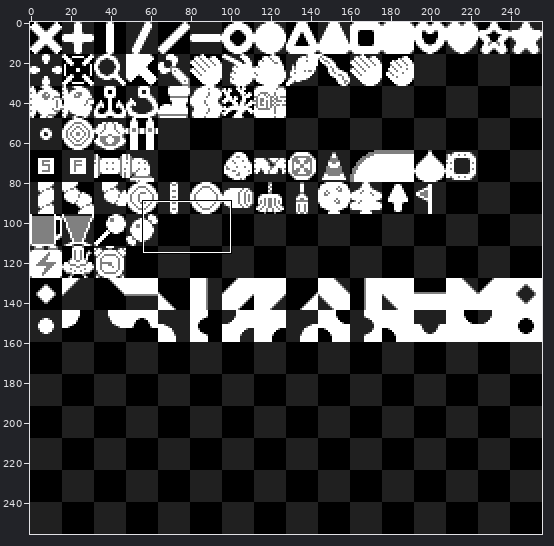
Pixel-art file, stored at framework/glyphs.ase. The first picture is a wide view before the edit; the outline marks the close-up.
Close-up. Before the edit:
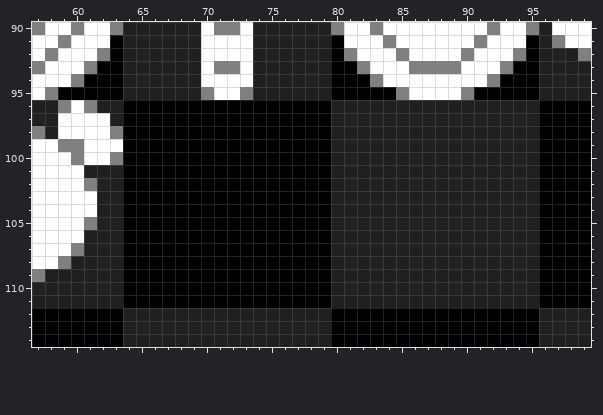
256x256 pixels, 1 frame. Shown: x 57..99, y 90..114.
New version:
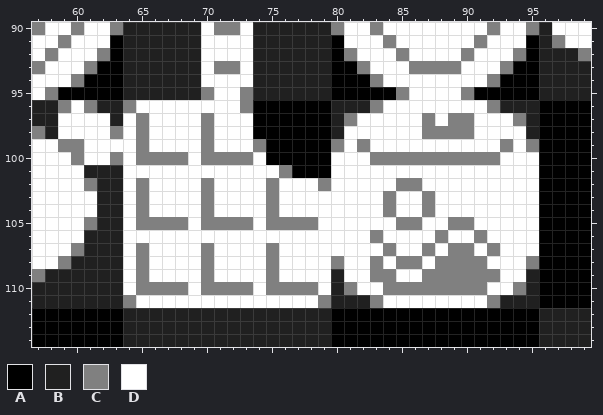
Palette (. is transparent): A #000000  B #202020  C #808080  D #ffffff
The author wrote: Added chocolate and soda glyphs
Difference:
{"where": "layer \"main\""}
{"y":96,"x":64,"old":"AAAAAAAAAA","new":"CDDDDDDDDC"}
{"y":96,"x":83,"old":"BBBBBBBBBB","new":"CDDDDDDDDC"}
{"y":97,"x":64,"old":"AAAAAAAAAA","new":"DCDDDDCDDD"}
{"y":97,"x":81,"old":"BBBBBBBBBBBBBB","new":"CDDDDDCDCCDDDC"}
{"y":98,"x":64,"old":"AAAAAAAAAA","new":"DCDDDDCDDD"}
{"y":98,"x":81,"old":"BBBBBBBBBBBBBB","new":"DDDDDDCCCCDDDD"}
{"y":99,"x":64,"old":"AAAAAAAAAAA","new":"DCDDDDCDDDC"}
{"y":99,"x":80,"old":"BBBBBBBBBBBBBBBB","new":"CDCDDDDDDDDDDCDC"}
{"y":100,"x":64,"old":"AAAAAAAAAAA","new":"DCCCCDCCCCD"}
{"y":100,"x":80,"old":"BBBBBBBBBBBBBBBB","new":"DDDCCCCCCCCCCDDD"}
{"y":101,"x":64,"old":"AAAAAAAAAAAAA","new":"DDDDDDDDDDDDC"}
{"y":101,"x":80,"old":"BBBBBBBBBBBBBBBB","new":"DDDDDDDDDDDDDDDD"}
{"y":102,"x":64,"old":"AAAAAAAAAAAAAAAABBBBBBBBBBBBBBBB","new":"DCDDDDCDDDDCDDDCDDDDDCCDDDDDDDDD"}
{"y":103,"x":64,"old":"AAAAAAAAAAAAAAAABBBBBBBBBBBBBBBB","new":"DCDDDDCDDDDCDDDDDDDDCDDCDDDDDDDD"}
{"y":104,"x":64,"old":"AAAAAAAAAAAAAAAABBBBBBBBBBBBBBBB","new":"DCDDDDCDDDDCDDDDDDDDCDDCDDDDDDDD"}
{"y":105,"x":64,"old":"AAAAAAAAAAAAAAAABBBBBBBBBBBBBBBB","new":"DCCCCDCCCCDCCCCDDDDDDCCDDCCDDDDD"}
{"y":106,"x":64,"old":"AAAAAAAAAAAAAAAABBBBBBBBBBBBBBBB","new":"DDDDDDDDDDDDDDDDDDDCDDDDCDDCDDDD"}
{"y":107,"x":64,"old":"AAAAAAAAAAAAAAAABBBBBBBBBBBBBBBB","new":"DCDDDDCDDDDCDDDDDDDDCDDCDCCDCDDD"}
{"y":108,"x":64,"old":"AAAAAAAAAAAAAAAABBBBBBBBBBBBBBBB","new":"DCDDDDCDDDDCDDDDCDDCDCCDCCCCDDDC"}
{"y":109,"x":64,"old":"AAAAAAAAAAAAAAAA","new":"DCDDDDCDDDDCDDDD"}
{"y":109,"x":81,"old":"BBBBBBBBBBBBBB","new":"DDCCDDCCCCCCDD"}
{"y":110,"x":64,"old":"AAAAAAAAAAAAAAAA","new":"DCCCCDCCCCDCCCCD"}
{"y":110,"x":81,"old":"BBBBBBBBBBBBBB","new":"CDDCCCCCCCCDDC"}
{"y":111,"x":64,"old":"AAAAAAAAAAAAAAAA","new":"CDDDDDDDDDDDDDDC"}
{"y":111,"x":83,"old":"BBBBBBBBBB","new":"CDDDDDDDDC"}
{"label":"changed","picture_box":[123,100,539,308]}
